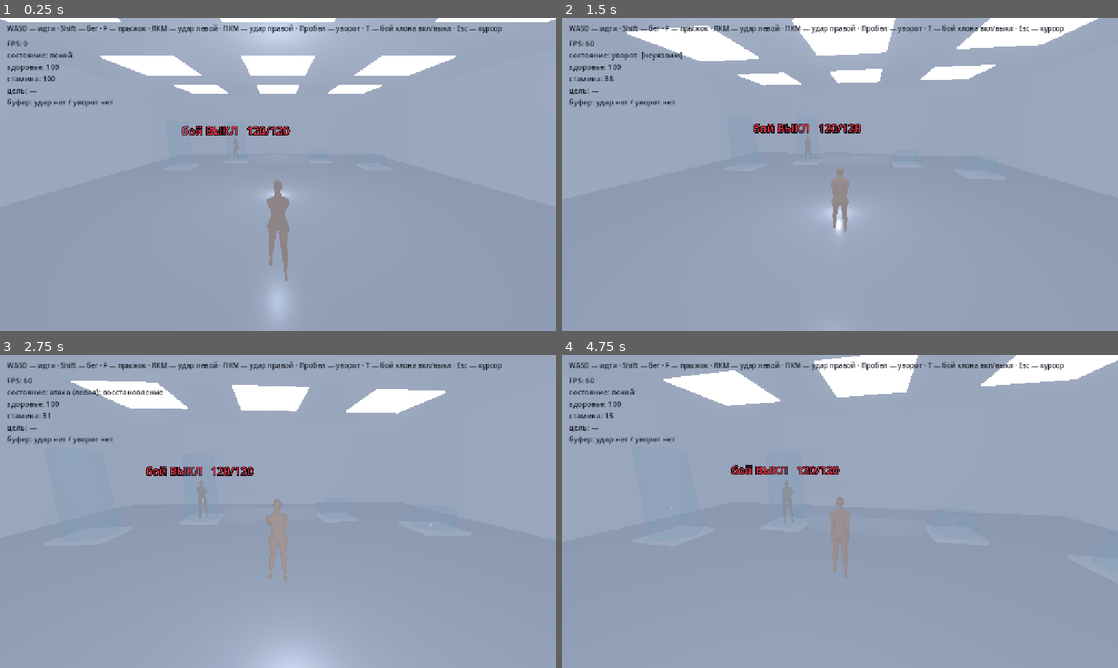
Above: before the commit, frames 1-4 (two rows, left to right).
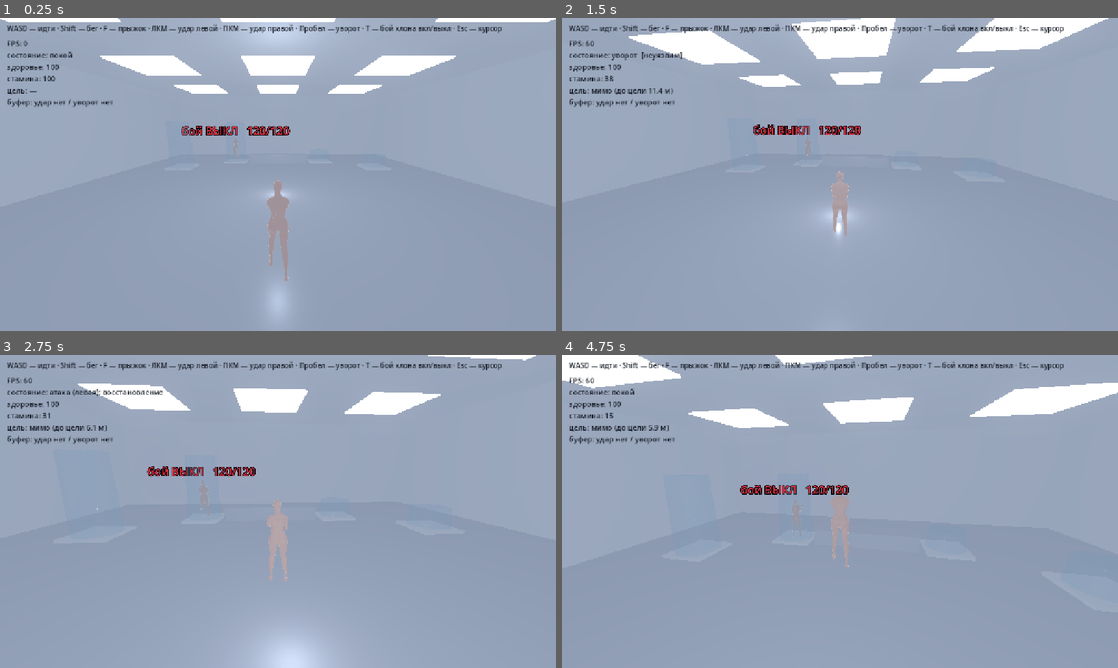
Above: after the commit, the same moments.

Repository: IAmStarhead/Project-Gene
Game: Godot game, scene res://scenes/main.tscn
Same seed, same stepped clock (60 frames per second), same inputs: the game is played once before the commit and once after it.
Inputs (mouse positions are in pixels of both pictures, inside the frame that each line leads up to):
- Up to frame 1 (0.25 s): no input
- Up to frame 2 (1.5 s): move the mouse to (867, 174) at 0.52 s; press the mouse at (867, 174) at 0.53 s; hold W (move_forward) from 0.53 s (still down); tap F (jump) at 0.77, 1.07 s; tap Space (dodge) at 0.8, 1.35 s; move the mouse to (812, 174) at 1.27 s; release the mouse at (812, 174) at 1.28 s
- Up to frame 3 (2.75 s): keep holding W (move_forward); tap F (jump) at 1.52, 1.55, 1.82 s; move the mouse to (289, 505) at 2.02 s; hold F (jump) from 2.03 s (still down); click (289, 505) at 2.3 s
- Up to frame 4 (4.75 s): keep holding W (move_forward); move the mouse to (834, 517) at 2.77 s; release F (jump) at 2.78 s; click (834, 517) at 2.85 s; tap F (jump) at 3.02, 3.32, 3.77, 3.8, 4.07, 4.52 s; tap Space (dodge) at 3.05, 4.35 s; move the mouse to (878, 514) at 3.52 s; hold Right mouse button (attack_secondary) 3.53-4.28 s; move the mouse to (795, 508) at 4.27 s; click (795, 508) at 4.55 s

The runs differ from the first frame. In frame 1, less than 0.1% of the frame differs, in the area x 42-52%, y 38-84%; in frame 2, 2.6%; in frame 3, 1.5%; in frame 4, 11%, in the area x 0-100%, y 0-72%.

Commit message:
Прыжок, урон по клону, кулак вместо раскрытой ладони, селлшейдинг
1) Прыжок не работал физически: _try_jump ставил velocity.y, а через
   строку elif ветка гасила её в том же кадре. Перенёс гашение до прыжка.

2) Хп клона не отнималось: список целей набирался в _ready() героини,
   а клон добавляется в сцену позже — список был пуст. Теперь список
   пополняется перед ударом, удар выбирает ближайшую цель, в отладке
   видна причина промаха.

3) Удар вышел тыльной стороной ладони по двум причинам:
   а) неверная ориентация кисти — нашлась скрутка вдоль оси кости
      (плечо 40, предплечье 60), нормаль ладони 4 градуса от 'вниз'
      вместо 97;
   б) в скелете нет костей пальцев, кисть всегда раскрыта. В исходной
      модели есть морф Fists; он впечатан в геометрию в sanitize_glb.py
      (морфы в Godot тащить нельзя — на них падал редактор).
   Стойка переделана под кулак: плечо 20-24, локоть 140.

4) Селлшейдинг: шейдер с тремя ступенями и контровым контуром, флаг
   TOON_ENABLED в tuning.gd, применяется в main.gd после спавна.

Co-authored-by: arena-agent <297053741+arena-agent@users.noreply.github.com>

Diff:
--- a/prototype/scripts/build_scene.gd
+++ b/prototype/scripts/build_scene.gd
@@ -7,6 +7,58 @@
 
 const T := preload("res://scripts/tuning.gd")
 
+## Селлшейдинг (toon) для персонажей. Включается в tuning.gd, чтобы можно было
+## сравнивать с обычным освещением, не переписывая код.
+const TOON_SHADER := """
+shader_type spatial;
+render_mode diffuse_toon, specular_toon, cull_disabled;
+
+// ── Селлшейдинг для персонажей ────────────────────────────────────────────
+// Зачем: обычное освещение на этой модели не даёт объёма. Кожа — почти
+// ровная заливка (яркость 0.77, стандартное отклонение 0.09 по замеру из
+// отчёта 19), нормал-карт нет. При плавном затенении лицо и тело выглядят
+// плоским пятном, сколько ни подбирай лампы.
+//
+// Toon решает это иначе: вместо плавного градиента — ТРИ ступени (тень,
+// полутень, свет). Границы между ними и создают объём, даже когда сама
+// поверхность ровная. Плюс контровой контур по краю силуэта, чтобы
+// персонаж не сливался с белой стеной лаборатории.
+
+uniform vec4 base_color : source_color = vec4(0.95, 0.82, 0.76, 1.0);
+uniform float light_amount = 1.0;
+
+// Контровой свет по краю силуэта.
+uniform vec4 rim_color : source_color = vec4(1.0, 0.98, 0.96, 1.0);
+uniform float rim_strength = 0.5;
+uniform float rim_power = 2.5;
+
+// Мягкость границ между ступенями. 0 — жёсткие «ступеньки» (манга),
+// 0.06 — почти незаметная плавность (мягкий toon, ближе к аниме).
+uniform float softness = 0.02;
+
+void fragment() {
+	ALBEDO = base_color.rgb * light_amount;
+	ROUGHNESS = 0.9;
+	METALLIC = 0.0;
+	// Край силуэта: чем больше угол между нормалью и взглядом, тем ярче.
+	// Считается во фрагменте, потому что во light() нет VIEW.
+	float rim = pow(1.0 - clamp(dot(NORMAL, VIEW), 0.0, 1.0), rim_power);
+	EMISSION = rim_color.rgb * rim * rim_strength;
+}
+
+void light() {
+	float ndl = dot(NORMAL, LIGHT);
+	// Три ступени: 0.30 (тень) -> 0.62 (полутень) -> 0.88 (свет) -> 1.0
+	float s1 = smoothstep(0.0 - softness, 0.0 + softness, ndl);
+	float s2 = smoothstep(0.45 - softness, 0.45 + softness, ndl);
+	float s3 = smoothstep(0.80 - softness, 0.80 + softness, ndl);
+	float amount = 0.30 + 0.32 * s1 + 0.26 * s2 + 0.12 * s3;
+	DIFFUSE_LIGHT += amount * ATTENUATION * LIGHT_COLOR / PI;
+	// Узкий ступенчатый блик: на коже он нужен только как намёк.
+	SPECULAR_LIGHT += s3 * 0.10 * ATTENUATION * LIGHT_COLOR / PI;
+}
+"""
+
 var _white: StandardMaterial3D
 var _floor_mat: StandardMaterial3D
 
@@ -28,6 +80,41 @@
 	_floor_mat.albedo_color = Color(0.88, 0.90, 0.93)
 	_floor_mat.roughness = 0.28   # пол блестит — как в белой лаборатории
 	_floor_mat.metallic = 0.05
+
+
+## Красит всех персонажей в сцене в селлейдинг. Вызывается из main.gd
+## после спавна героини и клона: материалы уже импортированы, остаётся
+## подменить их на шейдер.
+func apply_toon(root: Node) -> void:
+	if not T.TOON_ENABLED:
+		return
+	var shader := Shader.new()
+	shader.code = TOON_SHADER
+	var mat := ShaderMaterial.new()
+	mat.shader = shader
+	# Тон кожи берём из модели: у неё текстура почти ровная (средняя яркость
+	# 0.77 по замеру из отчёта 19), а цвет лица в палитре — тёплый бежевый.
+	mat.set_shader_parameter("base_color", Color(0.95, 0.815, 0.765))
+	for mesh in _find_meshes(root):
+		var mi := mesh as MeshInstance3D
+		if mi.mesh == null:
+			continue
+		for i in mi.mesh.get_surface_count():
+			var base := mi.mesh.surface_get_material(i)
+			# Глаза и линию века оставляем оригинальными: у них своя текстура
+			# и они должны оставаться тёмными, иначе взгляд пропадает.
+			if base != null and base.resource_name.contains("eye"):
+				continue
+			mi.set_surface_override_material(i, mat)
+
+
+func _find_meshes(node: Node) -> Array:
+	var out: Array = []
+	if node is MeshInstance3D:
+		out.append(node)
+	for c in node.get_children():
+		out.append_array(_find_meshes(c))
+	return out
 
 
 func _make_light() -> void:
--- a/prototype/scripts/character_anim.gd
+++ b/prototype/scripts/character_anim.gd
@@ -129,10 +129,15 @@
 	var stance_arms := action != "attack"
 	if stance_arms:
 		var idle_sway := sin(_clock * 1.4) * 1.6
-		want["upper_arm.L"] = Vector3(6.0 + idle_sway, 0.0, -14.0)
-		want["upper_arm.R"] = Vector3(8.0 - idle_sway, 0.0, 14.0)
-		want["forearm.L"] = Vector3(125.0, 0.0, 0.0)
-		want["forearm.R"] = Vector3(130.0, 0.0, 0.0)
+		# Плечо чуть вперёд (20-24°), локоть согнут на 140°, кулак у
+		# подбородка: проверено перебором, кисть выходит на Y 1.28-1.31,
+		# X -0.15, Z +0.25, а локоть опущен на Y 1.10. При 45° локтя кулак
+		# висел на уровне пояса (Y 0.91) — это была ошибка.
+		# Скрутка (Y) разворачивает кулаки тыльной стороной наружу.
+		want["upper_arm.L"] = Vector3(20.0 + idle_sway, -10.0, -10.0)
+		want["upper_arm.R"] = Vector3(24.0 - idle_sway, 10.0, 10.0)
+		want["forearm.L"] = Vector3(140.0, 0.0, 0.0)
+		want["forearm.R"] = Vector3(140.0, 0.0, 0.0)
 		want["hand.L"] = Vector3(0.0, 0.0, 8.0)
 		want["hand.R"] = Vector3(0.0, 0.0, -8.0)
 	# корпус вполоборота: правое плечо назад, левое вперёд
@@ -258,8 +263,8 @@
 	var pose_back := {
 		# Замах: кулак отведён к уху, локоть не внизу, а в стороне — так
 		# виден запас хода. Проверено: кисть уходит на X ±0.26, Y 1.32.
-		"upper_arm." + arm: Vector3(16.0, 0.0, -26.0 * out),
-		"forearm." + arm: Vector3(148.0, 0.0, 0.0),
+		"upper_arm." + arm: Vector3(16.0, 40.0, -26.0 * out),
+		"forearm." + arm: Vector3(148.0, 60.0, 0.0),
 		"hand." + arm: Vector3(0.0, 0.0, -6.0 * out),
 		"chest": Vector3(4.0, -16.0 * twist, 0.0),
 		"spine": Vector3(2.0, -7.0 * twist, 0.0),
@@ -269,11 +274,26 @@
 		"forearm." + other: Vector3(112.0, 0.0, 0.0),
 	}
 	var pose_hit := {
+		# Скрутка (вторая строка вектора — ось Y, она идёт ВДОЛЬ кости).
+		# Знак у обеих рук ОДИНАКОВЫЙ (+40 плечо, +60 предплечье), хотя
+		# отведение в сторону (Z) у них зеркальное. Это не описка: проверено
+		# перебором, что при зеркальном знаке скрутки правая рука даёт
+		# нормаль ладони 159° (то есть смотрит вверх — тыльной стороной
+		# вперёд, ровно жалоба пользователя), а с одинаковым — 4°. Причина:
+		# скрутка в pose_viewer идёт в осях ПОВОРОТА, а кость правой руки в
+		# позе покоя развёрнута на 180° относительно левой.
+		# Без неё удар выходил «тыльной стороной ладони»: пользователь описал
+		# это как удар в сторону, не похожий на джеб. Расчёт по осям покоя
+		# показал: ладонь смотрит наружу-вверх, пальцы вперёд — то есть
+		# наружу шла именно тыльная сторона кисти.
+		# Перебором 3000 комбинаций найдено, что ладонь разворачивается вниз
+		# скруткой плеча на 40° и предплечья на 60° (отклонение нормали от
+		# «вниз» 4° вместо 97°). При этом кулак идёт вперёд.
 		# Удар: плечо вперёд на 66°, локоть почти распрямлён (26°). Именно
 		# РАЗГИБ локтя и есть удар — при старом значении 65° рука оставалась
 		# согнутой, и «удара как будто нет». Кисть выходит на 0.56 м вперёд.
-		"upper_arm." + arm: Vector3(66.0, 0.0, -10.0 * out),
-		"forearm." + arm: Vector3(26.0, 0.0, 0.0),
+		"upper_arm." + arm: Vector3(66.0, 40.0, -10.0 * out),
+		"forearm." + arm: Vector3(26.0, 60.0, 0.0),
 		"hand." + arm: Vector3(0.0, 0.0, -4.0 * out),
 		"chest": Vector3(6.0, 16.0 * twist, 0.0),
 		"spine": Vector3(4.0, 8.0 * twist, 0.0),
@@ -286,10 +306,10 @@
 	# Возврат: от удара обратно к стойке (а не к нулю — иначе после удара
 	# руки падают вниз, и стойка «разваливается» на полсекунды).
 	var stance_pose := {
-		"upper_arm.L": Vector3(6.0, 0.0, -14.0),
-		"upper_arm.R": Vector3(8.0, 0.0, 14.0),
-		"forearm.L": Vector3(125.0, 0.0, 0.0),
-		"forearm.R": Vector3(130.0, 0.0, 0.0),
+		"upper_arm.L": Vector3(20.0, -10.0, -10.0),
+		"upper_arm.R": Vector3(24.0, 10.0, 10.0),
+		"forearm.L": Vector3(140.0, 0.0, 0.0),
+		"forearm.R": Vector3(140.0, 0.0, 0.0),
 		"hand.L": Vector3(0.0, 0.0, 8.0),
 		"hand.R": Vector3(0.0, 0.0, -8.0),
 		"chest": Vector3(2.0, 8.0, 0.0),
--- a/prototype/scripts/clone_enemy.gd
+++ b/prototype/scripts/clone_enemy.gd
@@ -40,6 +40,7 @@
 var _flash: float = 0.0
 var _player: Node3D
 var _label: Label3D
+var _last_deal: float = 0.0
 
 
 func _ready() -> void:
@@ -85,6 +86,8 @@
 func _physics_process(delta: float) -> void:
 	_cooldown = maxf(0.0, _cooldown - delta)
 	_recover = maxf(0.0, _recover - delta)
+	if _last_deal > 0.0:
+		_last_deal = maxf(0.0, _last_deal - delta)
 	if _flash > 0.0:
 		_flash = maxf(0.0, _flash - delta * 3.0)
 
@@ -181,8 +184,10 @@
 
 
 func _deal_damage(dist: float) -> void:
-	if dist > T.CLONE_RANGE + 0.35:
-		return
+	if dist > T.CLONE_RANGE:
+		_last_deal = 0.0
+		return
+	_last_deal = 1.4
 	if is_instance_valid(_player) and _player.has_method("take_damage"):
 		var dir := _dir_to_player().normalized()
 		_player.take_damage(T.CLONE_DAMAGE, dir)
@@ -215,4 +220,11 @@
 func _update_label() -> void:
 	if _label == null:
 		return
-	_label.text = "%s   %.0f/%.0f" % [mode_name(), health, T.CLONE_HEALTH]
+	# Показываем и результат удара: если клон бьёт, но урона нет, видно, что
+	# он промахнулся, а не что в коде дыра.
+	var extra := ""
+	if _last_deal > 0.0:
+		extra = "   удар!"
+	elif mode == Mode.ON and _attack_time < 0.0 and _cooldown > 0.0:
+		extra = "   (перезаряд)"
+	_label.text = "%s   %.0f/%.0f%s" % [mode_name(), health, T.CLONE_HEALTH, extra]
--- a/prototype/scripts/main.gd
+++ b/prototype/scripts/main.gd
@@ -26,6 +26,12 @@
 	clone.position = Vector3(-3.0, 1.0, -5.0)
 	add_child(clone)
 
+	# Селлшейдинг применяется ПОСЛЕ спавна: до этого у мешей ещё нет
+	# материалов, и подменять нечего.
+	if room != null and room.has_method("apply_toon"):
+		room.apply_toon(player.get_node("Character"))
+		room.apply_toon(clone.get_node("Character"))
+
 	_hint = Label.new()
 	_hint.text = "WASD — идти · Shift — бег · F — прыжок · ЛКМ — удар левой · ПКМ — удар правой · Пробел — уворот · T — бой клона вкл/выкл · Esc — курсор"
 	_hint.position = Vector2(16, 12)
--- a/prototype/scripts/player.gd
+++ b/prototype/scripts/player.gd
@@ -77,8 +77,7 @@
 	rig.setup(self, yaw, pitch)
 	get_tree().current_scene.add_child(rig)
 
-	for n in get_tree().get_nodes_in_group("damageable"):
-		_targets.append(n)
+	_refresh_targets()
 
 
 func _exit_tree() -> void:
@@ -137,21 +136,38 @@
 		_process_move(delta)
 		_try_start_actions()
 
+	# ── Прыжок. ПОЧЕМУ ОН РАНЬШЕ НЕ РАБОТАЛ ────────────────────────────────
+	# Ошибка была не в кнопке и не в буфере, а в порядке строк. Вот что
+	# происходило при нажатии F:
+	#
+	#   1. _try_jump() ставит velocity.y = +7.43 (скорость для высоты 1.15 м);
+	#   2. СЛЕДУЮЩАЯ строка: `elif _action != "dodge": velocity.y = 0.0` —
+	#      персонаж ещё на полу, ветка is_on_floor() ложная? нет, true,
+	#      значит скорость взлёта обнуляется В ТОМ ЖЕ кадре;
+	#   3. move_and_slide() вызывается с нулевой вертикальной скоростью.
+	#
+	# То есть прыжок физически не мог начаться: его гасили через одну строку
+	# после запуска. Теперь «прилипание к полу» выполняется ДО прыжка, а не
+	# после, и прыжок не попадает под него.
+	_update_character_anim(delta)
+
+	# Гравитация разная для подъёма и падения: падать быстрее, чем взлетать, —
+	# так прыжок читается собранным, а не «на луне».
+	if is_on_floor():
+		# держим на полу только если мы не в прыжке и не в увороте
+		if _action != "dodge" and velocity.y <= 0.0:
+			velocity.y = 0.0
+	else:
+		var g := T.GRAVITY if velocity.y > 0.0 else T.GRAVITY_FALL
+		velocity.y -= g * delta
+
 	# Прыжок. Как в Elden Ring: F — прыжок, Space — уворот.
 	# Буфер позволяет нажать чуть раньше приземления, coyote — чуть позже
 	# схода с края. Без этих двух мелочей прыжок ощущается «глухим».
+	# Ставится ПОСЛЕ гашения вертикальной скорости — иначе его же и обнулит.
 	if _jump_buffer <= T.INPUT_BUFFER and _action != "dodge" and _coyote > 0.0:
 		_try_jump()
 
-	_update_character_anim(delta)
-
-	# Гравитация разная для подъёма и падения: падать быстрее, чем взлетать, —
-	# так прыжок читается собранным, а не «на луне».
-	if not is_on_floor():
-		var g := T.GRAVITY if velocity.y > 0.0 else T.GRAVITY_FALL
-		velocity.y -= g * delta
-	elif _action != "dodge":
-		velocity.y = 0.0
 	move_and_slide()
 	_update_debug(delta)
 
@@ -327,22 +343,58 @@
 
 
 func _do_hit() -> void:
-	var origin := global_position + Vector3.UP * 1.0
+	_refresh_targets()
+	var origin := global_position
 	var forward := -global_transform.basis.z
+	# Выбираем БЛИЖАЙШУЮ цель в конусе, а не первую попавшуюся в списке:
+	# иначе при двух противниках удар уходил бы в дальнего.
+	var best: Node = null
+	var best_dist := INF
 	for victim in _targets:
 		if not is_instance_valid(victim):
 			continue
 		var to_target: Vector3 = victim.global_position - origin
 		to_target.y = 0.0
-		if to_target.length() > T.ATTACK_RANGE:
+		var dist := to_target.length()
+		if dist > T.ATTACK_RANGE or dist < 0.001:
 			continue
 		var angle := rad_to_deg(forward.angle_to(to_target.normalized()))
 		if angle > T.ATTACK_ANGLE:
 			continue
-		_last_hit = String(victim.name)
-		if victim.has_method("take_damage"):
-			victim.take_damage(T.ATTACK_DAMAGE, forward)
-		break
+		if dist < best_dist:
+			best_dist = dist
+			best = victim
+	if best == null:
+		# диагностика: видно, почему удар не прошёл
+		_last_hit = "мимо (до цели %.1f м)" % _nearest_distance()
+		return
+	_last_hit = String(best.name)
+	if best.has_method("take_damage"):
+		best.take_damage(T.ATTACK_DAMAGE, forward)
+
+
+## Расстояние до ближайшей цели — только для отладочной строки.
+func _nearest_distance() -> float:
+	var best := INF
+	for v in _targets:
+		if is_instance_valid(v):
+			var d: Vector3 = v.global_position - global_position
+			d.y = 0.0
+			best = minf(best, d.length())
+	return best
+
+
+## Обновляет список целей.
+##
+## ПОЧЕМУ ЭТО ОТДЕЛЬНАЯ ФУНКЦИЯ. Раньше список набирался ОДИН РАЗ в _ready().
+## Но порядок добавления детей в сцене такой, что героиня оказывается в дереве
+## раньше клона: на момент её _ready() в группе "damageable" ещё никого нет,
+## список остаётся пустым на весь бой. Отсюда «хп у клона не отнимается».
+## Теперь список пополняется перед каждым ударом — это три узла, дёшево.
+func _refresh_targets() -> void:
+	for n in get_tree().get_nodes_in_group("damageable"):
+		if not _targets.has(n):
+			_targets.append(n)
 
 
 ## Вызывается целью при её ударе по игроку.
--- a/prototype/scripts/tuning.gd
+++ b/prototype/scripts/tuning.gd
@@ -70,6 +70,14 @@
 const CLONE_RECOVER := 0.45
 const CLONE_COOLDOWN := 0.9      ## пауза между ударами
 
+# ─────────────────────────────────────────────── СТИЛЬ РЕНДЕРА
+## Селлшейдинг (toon) для персонажей.
+## true  — «рисованный» вид: ступенчатое затенение, контровой контур.
+## false — обычное освещение (похоже на PBR, но моделей это слабое место).
+## Переключатель сделан специально: два стиля нужно сравнить на экране,
+## а не выбирать вслепую.
+const TOON_ENABLED := true
+
 # ─────────────────────────────────────────────── ОКРУЖЕНИЕ
 const ROOM_WIDTH := 18.0
 const ROOM_DEPTH := 18.0
Binary file changed: prototype/assets/heroine/female_A_rigged_safe.glb
Not shown, added: reports/22-прыжок-урон-кулак-тун.md
